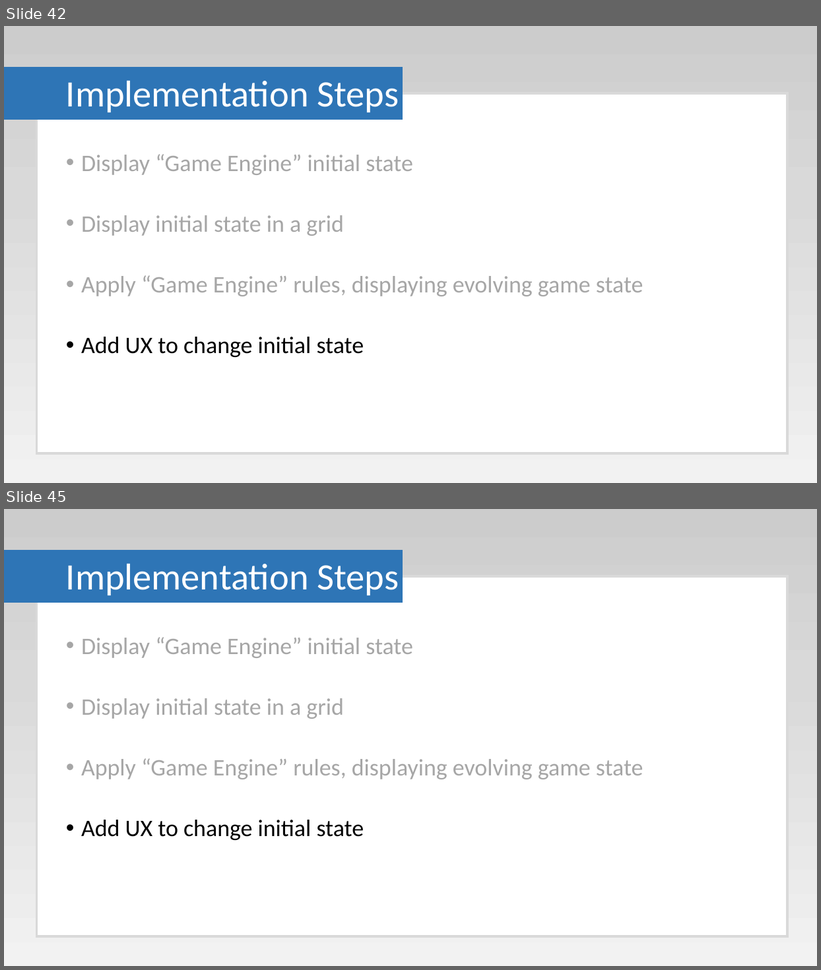
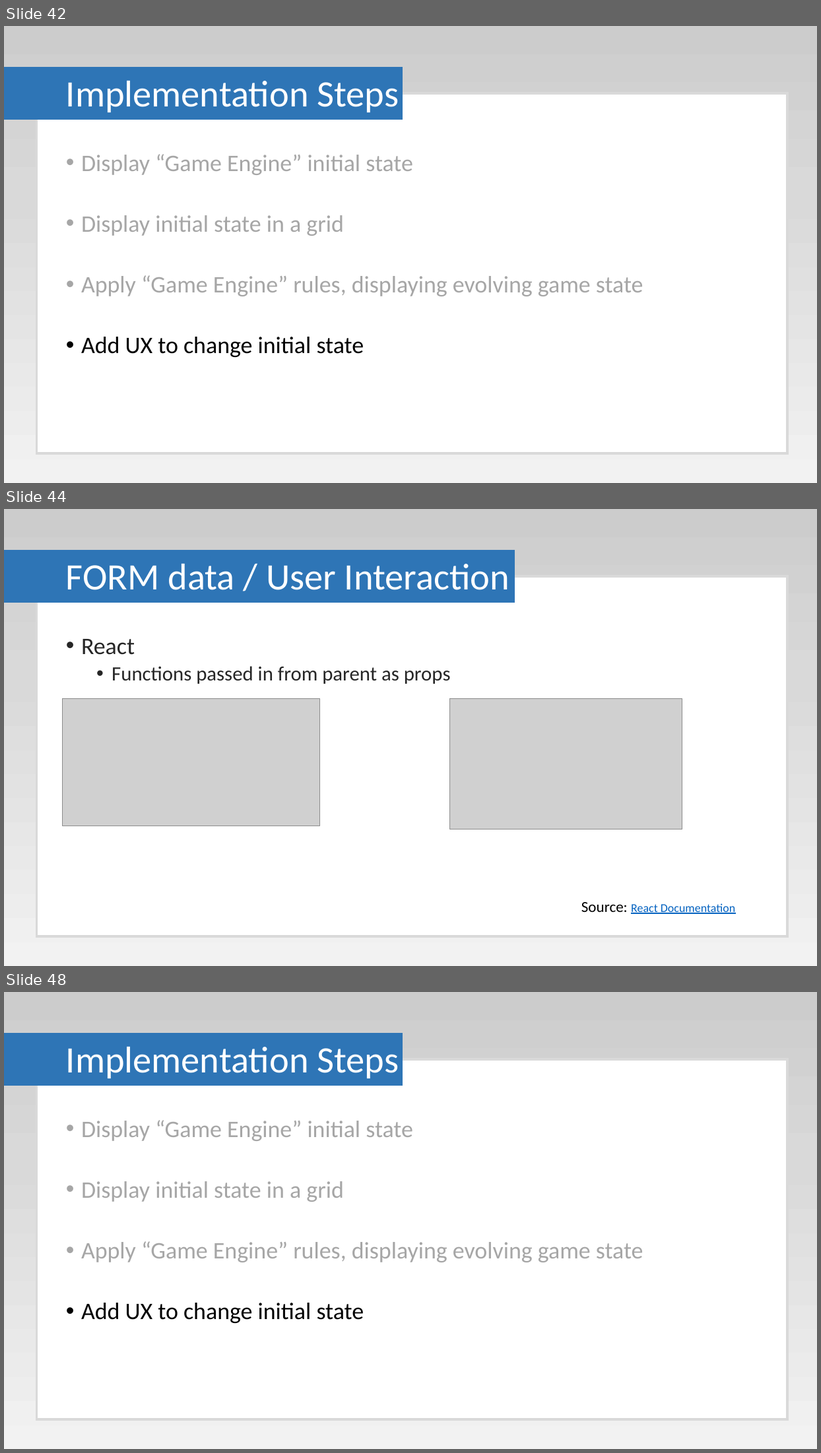
Before and after one commit to Paul-Hadfield/GameOfLife-Talk, a slide deck: Game Of Life Presentation.pptx. Shown one above the other, each under a label of ours: slides 42 and 45 before the commit, slides 42, 44 and 48 after it; the slides between them are not shown. The pictures are 821x970 and 821x1453 pixels, drawn with LibreOffice and Linux fonts; fonts in the diff are those of the drawing; grey boxes stand for pictures. Boxes give left, top, right and bottom in pixels: in the first picture for what was removed or moved away, otherwise in the second. Text is boxed around its words. In the diff, an @@ line names an element or a change of style, - is before the commit and + after.

```diff
--- a/Game Of Life Presentation.pptx
+++ b/Game Of Life Presentation.pptx
@@ slide 44 added at box(4, 509, 817, 966), background gradient #CCCCCC to #D9D9D9 to #F2F2F2 @@
@@ rectangle added at box(4, 551, 515, 602), fill #2E75B6, outline #2E75B6 1 pt @@
@@ title added at box(66, 563, 510, 590), 44 pt, text #FFFFFF @@
+FORM data / User Interaction
@@ rectangle added at box(37, 576, 788, 937), fill #FFFFFF, outline #D9D9D9 3 pt @@
@@ text added at box(81, 639, 451, 684), 24 pt, text #262626 @@
+• React
+  • Functions passed in from parent as props
@@ picture added at box(63, 699, 320, 826) @@
@@ picture added at box(450, 699, 683, 830) @@
@@ text added at box(582, 902, 735, 914), 14 pt, text #0563C1, underline @@
+Source: React Documentation
@@ what was slide 45 is now slide 48 @@
```
Also in this commit, not shown: 3 slides changed, 2 other slides added.
